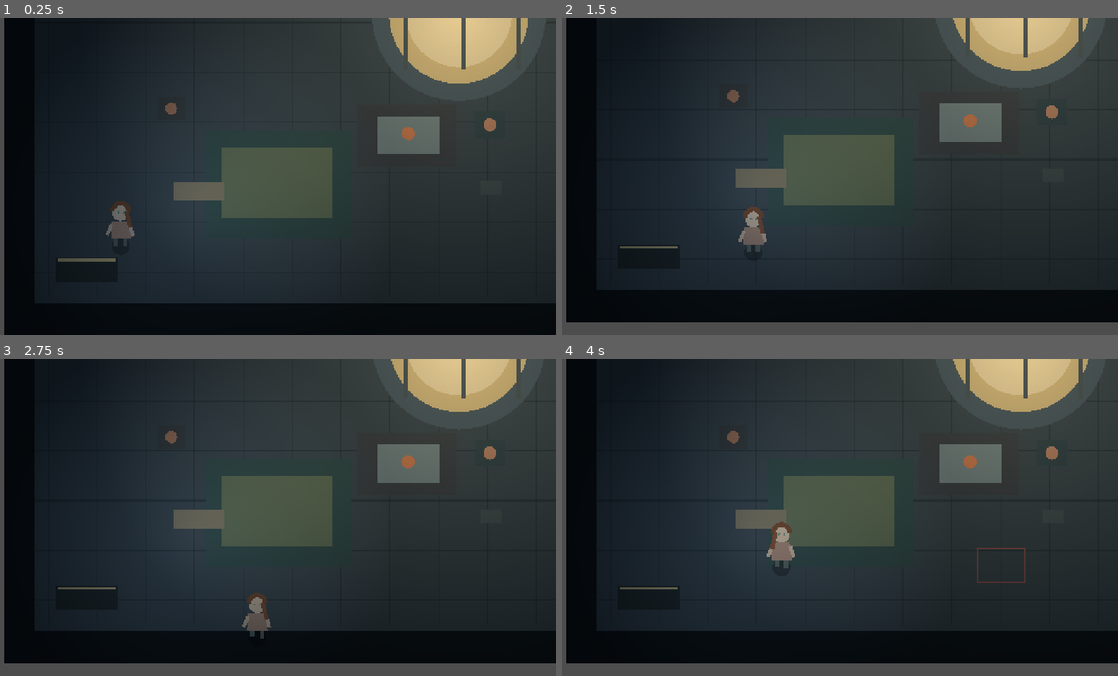
Above: before the commit, frames 1-4 (two rows, left to right).
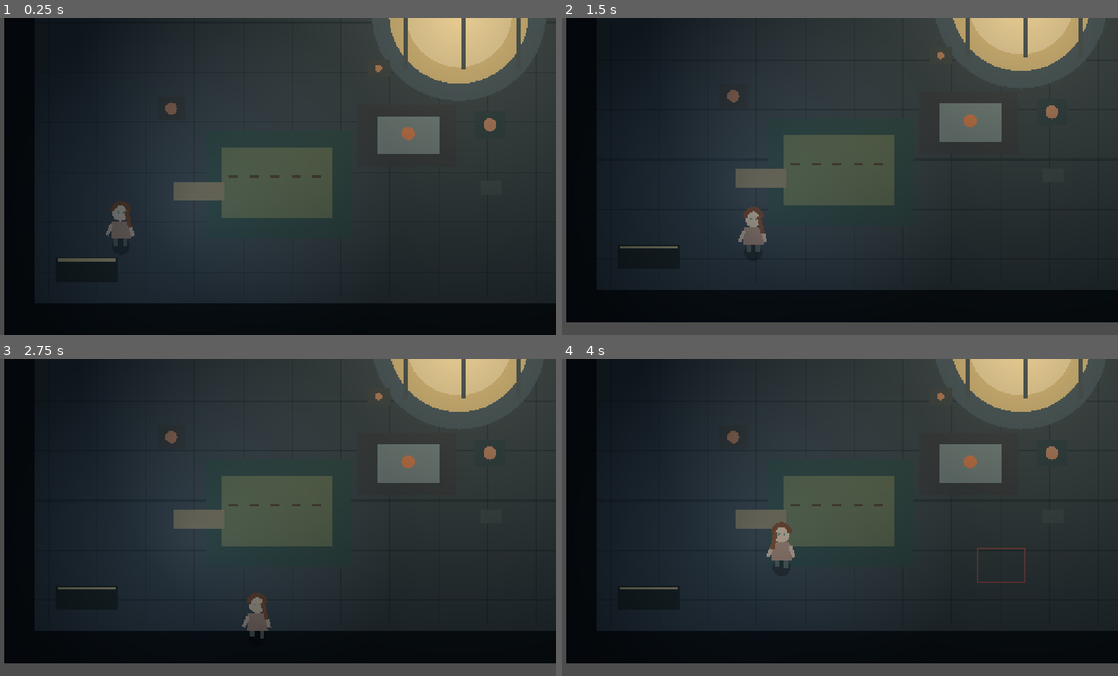
Above: after the commit, the same moments.

Repository: MohamedXIV/not-a-hero
Game: Godot game, scene res://scenes/interiors/mesa_refuge.tscn
Same seed, same stepped clock (60 frames per second), same inputs: the game is played once before the commit and once after it. This scene is started directly instead of the project's main scene.
Inputs (mouse positions are in pixels of both pictures, inside the frame that each line leads up to):
- Up to frame 1 (0.25 s): no input
- Up to frame 2 (1.5 s): tap Enter at 0.5 s; move the mouse to (962, 160) at 0.52 s; hold D (move_right) 0.53-1.28 s; hold E (interact) 0.53-1.28 s; click (962, 160) at 0.67 s; tap Q (mesa_repair) at 0.8, 1.35 s; move the mouse to (723, 192) at 1.27 s; hold S (move_down) from 1.28 s (still down)
- Up to frame 3 (2.75 s): tap E (interact) at 1.55 s; move the mouse to (328, 447) at 2.02 s; release S (move_down) at 2.03 s; hold D (move_right) from 2.03 s (still down); tap C (craft_dressing) at 2.1 s; tap Q (mesa_repair) at 2.3 s
- Up to frame 4 (4 s): move the mouse to (806, 580) at 2.77 s; release D (move_right) at 2.78 s; hold W (move_up) 2.78-3.53 s; tap X (decor_pickup) at 2.85 s; click (806, 580) at 2.92 s; tap E (interact) at 3.05 s; move the mouse to (1006, 565) at 3.52 s; hold A (move_left) from 3.53 s (still down); tap G (decorate) at 3.6 s; tap Q (mesa_repair) at 3.8 s

The runs differ from the first frame. In frame 1, less than 0.1% of the frame differs, in the area x 41-69%, y 14-51%; in frame 2, less than 0.1%; in frame 3, less than 0.1%; in frame 4, less than 0.1%.

Commit message:
P4c: playable two-stage sun court restoration, living crop and furnishing access

Diff:
--- a/godot/scripts/mesa/mesa_refuge.gd
+++ b/godot/scripts/mesa/mesa_refuge.gd
@@ -1,6 +1,6 @@
 extends Node2D
-## P4a: the mesa is a real, larger interior, initially dark and only partly
-## habitable. The first sector can be made safe; other systems remain shut.
+## A partly habitable authored refuge. Utilities, growth and furniture are
+## tangible local interactions; deeper equipment chambers remain unfinished.
 signal transition_requested(destination: String)
 
 const LightFactory = preload("res://scripts/presentation/light_factory.gd")
@@ -11,10 +11,14 @@
 const FLOW_PANEL: Vector2 = Vector2(837, 355)
 const REST_BENCH: Vector2 = Vector2(348, 467)
 const WATER_FAUCET: Vector2 = Vector2(839, 461)
+const COURT_CONTROL: Vector2 = Vector2(650, 260)
+const GROWING_BED: Vector2 = Vector2(513, 449)
 
 @onready var yuna: CharacterBody2D = $Yuna
 @onready var ambient: CanvasModulate = $Ambient
-
+@onready var decorator: Node2D = $ShelterDecorator
+
+var _court_light: PointLight2D
 var _utility_light: PointLight2D
 var _rear_barrier: StaticBody2D
 
@@ -47,6 +51,12 @@
     _utility_light.texture_scale = 5.3
     _utility_light.color = Color("#a2c7b6")
     add_child(_utility_light)
+    _court_light = PointLight2D.new()
+    _court_light.position = GROWING_BED
+    _court_light.texture = LightFactory.radial_texture()
+    _court_light.texture_scale = 2.3
+    _court_light.color = Color("#bfd89f")
+    add_child(_court_light)
     # The physical safety barrier lifts only when circulation is repaired.
     if not GameSession.mesa.flow_online():
         _rear_barrier = _add_collision(Rect2(956, 74, 36, 520))
@@ -74,13 +84,15 @@
 
 func _process(_delta: float) -> void:
     GameSession.mesa_position = yuna.position
-    if Input.is_action_just_pressed("interact"):
+    if Input.is_action_just_pressed("interact") and not decorator.edit_mode:
         _interact_nearby()
-    if Input.is_action_just_pressed("mesa_repair"):
+    if Input.is_action_just_pressed("mesa_repair") and not decorator.edit_mode:
         _use_spare_part()
 
 
 func get_interaction_hint() -> String:
+    if decorator.edit_mode:
+        return str(decorator.call("hint"))
     if yuna.position.distance_to(EXIT_POINT) < 68.0:
         return "E — Return outside (Little Nest remains home)"
     if yuna.position.distance_to(SAFETY_PANEL) < 75.0:
@@ -96,11 +108,21 @@
             return "Circulation needs power first."
         return ("Coolant circulation stable" if GameSession.mesa.flow_online()
                 else "E — Manually purge loop (%d/2) | Q — Use filter" % GameSession.mesa.flow_progress)
+    if yuna.position.distance_to(COURT_CONTROL) < 57.0:
+        if not GameSession.mesa.flow_online():
+            return "Sun court irrigation: restore the coolant loop first."
+        return ("The sun court is alive" if GameSession.mesa.court_restored()
+                else "E — Rebuild growing-court valves (%d/2)" % GameSession.mesa.court_progress)
+    if yuna.position.distance_to(GROWING_BED) < 57.0:
+        if not GameSession.mesa.court_restored():
+            return "The old root bed needs clean circulation."
+        return ("E — Eat fresh courtyard greens" if GameSession.mesa.court_ready
+                else "Young shoots growing in natural light")
     if yuna.position.distance_to(WATER_FAUCET) < 52.0:
         return "E — Drink clean water" if GameSession.mesa.flow_online() else "Water tap: no clean flow yet."
     if yuna.position.distance_to(REST_BENCH) < 62.0:
         return "E — Rest on the recovered bench" if GameSession.mesa.power_online() else "Bench: too cold and dark to settle yet."
-    return "A shaft of real sunlight... and rooms still sealed."
+    return "A shaft of sunlight. " + str(decorator.call("hint"))
 
 
 func _interact_nearby() -> void:
@@ -138,6 +160,26 @@
             GameSession.save_to_disk()
         else:
             GameSession.report("The pumps need working power first, Yuna.")
+    elif yuna.position.distance_to(COURT_CONTROL) < 57.0:
+        if GameSession.mesa.restore_court_stage():
+            GameSession.advance_time(MesaState.WORK_MINUTES)
+            _refresh_visuals()
+            if GameSession.mesa.court_restored():
+                GameSession.speak(&"mesa_court_restored")
+                GameSession.report("Old valves breathe again. The sun court can grow.")
+            else:
+                GameSession.report("First valve turned. The second one will open the bed.")
+            GameSession.save_to_disk()
+        else:
+            GameSession.report("The growing court needs clean circulation first.")
+    elif yuna.position.distance_to(GROWING_BED) < 57.0:
+        if GameSession.mesa.harvest_court(GameSession.condition):
+            _refresh_visuals()
+            GameSession.speak(&"mesa_greens")
+            GameSession.report("Fresh greens. Nothing to carry, just a quiet meal.")
+            GameSession.save_to_disk()
+        else:
+            GameSession.report("Let the roots grow, or save the greens until you're hungry.")
     elif yuna.position.distance_to(WATER_FAUCET) < 52.0:
         if GameSession.mesa.flow_online() and GameSession.condition.drink_water():
             GameSession.report("Clean water, from a place you repaired yourself.")
@@ -177,6 +219,8 @@
             else Color("#68615b") if GameSession.mesa.first_sector_safe else Color("#354653"))
     if _utility_light != null:
         _utility_light.energy = 0.9 if GameSession.mesa.power_online() else 0.0
+    if _court_light != null:
+        _court_light.energy = 0.65 if GameSession.mesa.court_restored() else 0.0
     if GameSession.mesa.flow_online() and is_instance_valid(_rear_barrier):
         remove_child(_rear_barrier)
         _rear_barrier.queue_free()
@@ -201,7 +245,21 @@
         draw_line(Vector2(x, 75), Vector2(x, 262), Color("#515b60"), 8)
     # Tangible but unpowered growing court and engineering platforms.
     draw_rect(Rect2(360, 365, 245, 182), Color("#3b5452"))
-    draw_rect(Rect2(387, 393, 185, 120), Color("#6b775e"))
+    draw_rect(Rect2(387, 393, 185, 120),
+        Color("#536e4e") if GameSession.mesa.court_restored() else Color("#6b775e"))
+    for i: int in range(5):
+        var root: Vector2 = Vector2(406 + i * 35, 442)
+        if GameSession.mesa.court_restored():
+            draw_line(root, root + Vector2(0, -16), Color("#91c68e"), 3.0)
+            draw_circle(root + Vector2(-6, -17), 7.0, Color("#80b87b"))
+            if GameSession.mesa.court_ready:
+                draw_circle(root + Vector2(6, -24), 10.0, Color("#c9de8f"))
+        else:
+            draw_line(root - Vector2(7, 0), root + Vector2(8, 0), Color("#554a40"), 3.0)
+    draw_rect(Rect2(COURT_CONTROL - Vector2(19, 14), Vector2(38, 28)),
+        Color("#6aa889") if GameSession.mesa.court_restored() else Color("#4b5254"))
+    draw_circle(COURT_CONTROL, 6.0, Color("#c6eaba") if GameSession.mesa.court_restored()
+        else Color("#c38b69"))
     draw_rect(Rect2(615, 322, 167, 103), Color("#464a50"))
     draw_rect(Rect2(648, 341, 104, 63), Color("#819198"))
     draw_circle(SAFETY_PANEL, 11, Color("#8fd4ba") if GameSession.mesa.first_sector_safe else Color("#de895e"))
